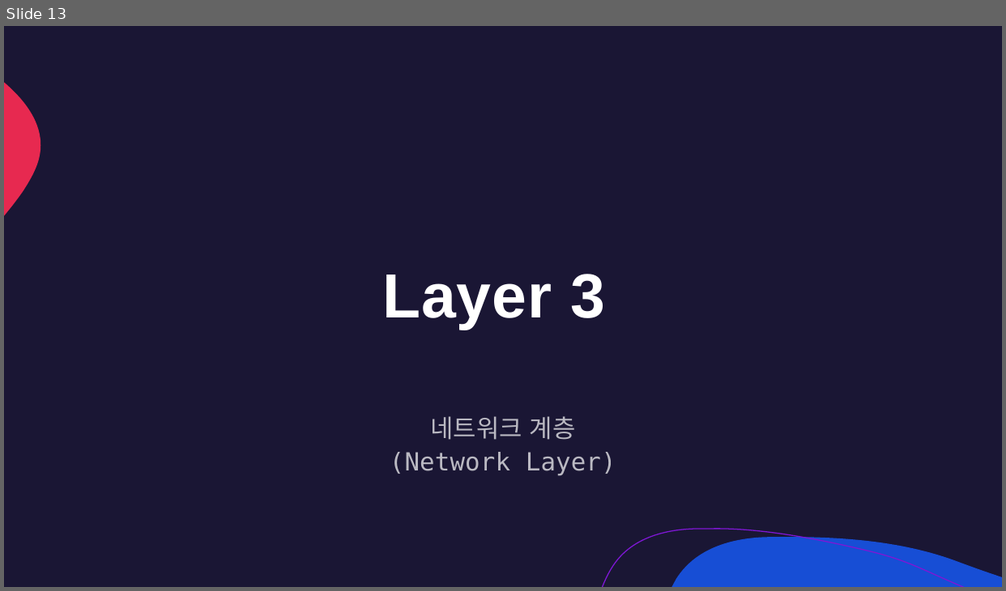
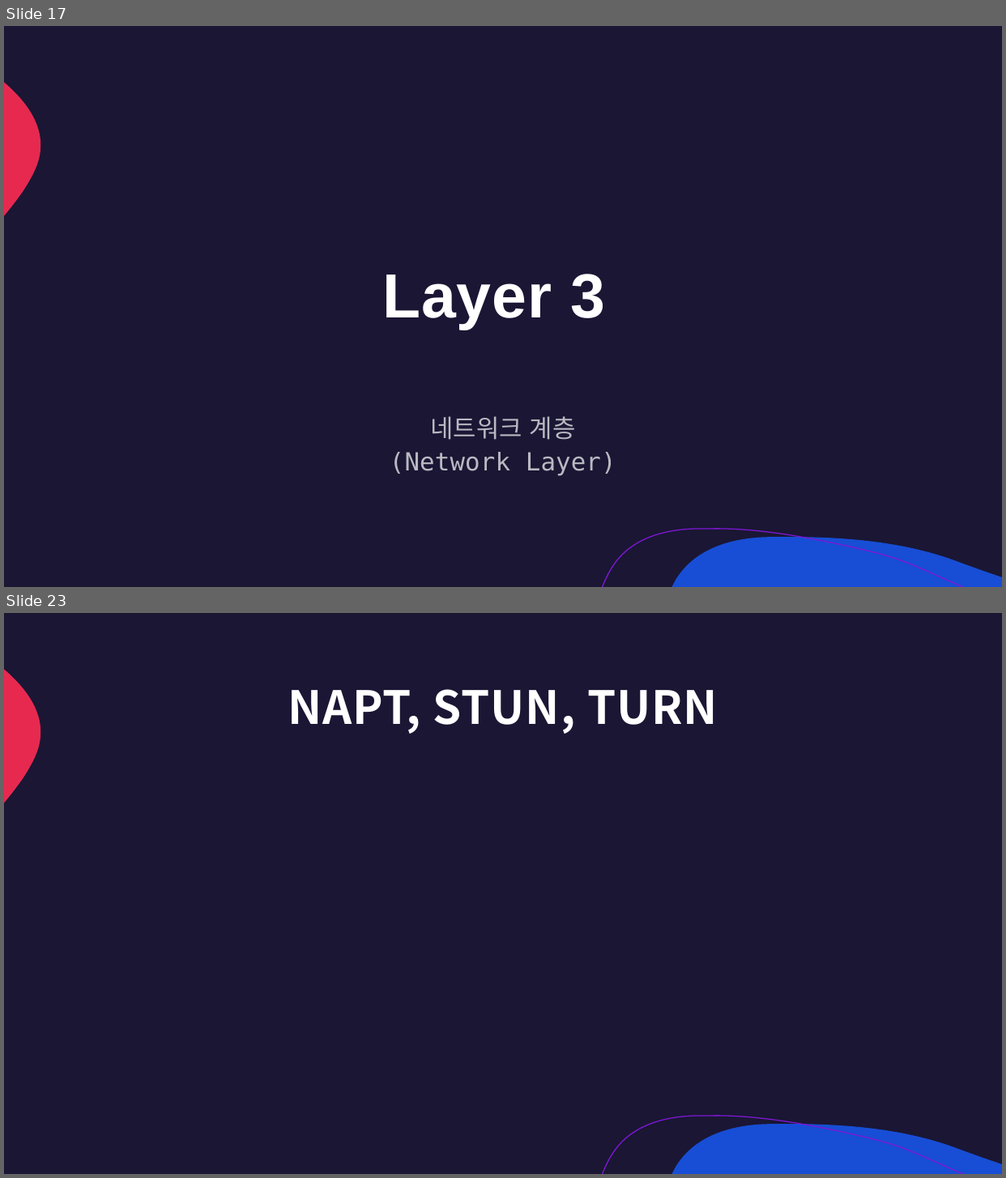
Before and after one commit to lumen4723/2024_network, a slide deck: 2.pptx. Shown one above the other, each under a label of ours: slide 13 before the commit, slides 17 and 23 after it; the slides between them are not shown. The pictures are 1006x591 and 1006x1178 pixels, drawn with LibreOffice and Linux fonts; fonts in the diff are those of the drawing. Boxes give left, top, right and bottom in pixels: in the first picture for what was removed or moved away, otherwise in the second. Text is boxed around its words. In the diff, an @@ line names an element or a change of style, - is before the commit and + after.

```diff
--- a/2.pptx
+++ b/2.pptx
@@ slide 23 added at (4,613,1002,1174), background #1A1634; not listed: 3 template elements that a slide beside it also shows @@
@@ title added at (288,689,718,734), 44 pt, text #FFFFFF, bold @@
+NAPT, STUN, TURN
@@ what was slide 13 is now slide 17 @@
```
Also in this commit, not shown: 3 slides changed, 15 other slides added, 2 slides removed, 1 other file.
